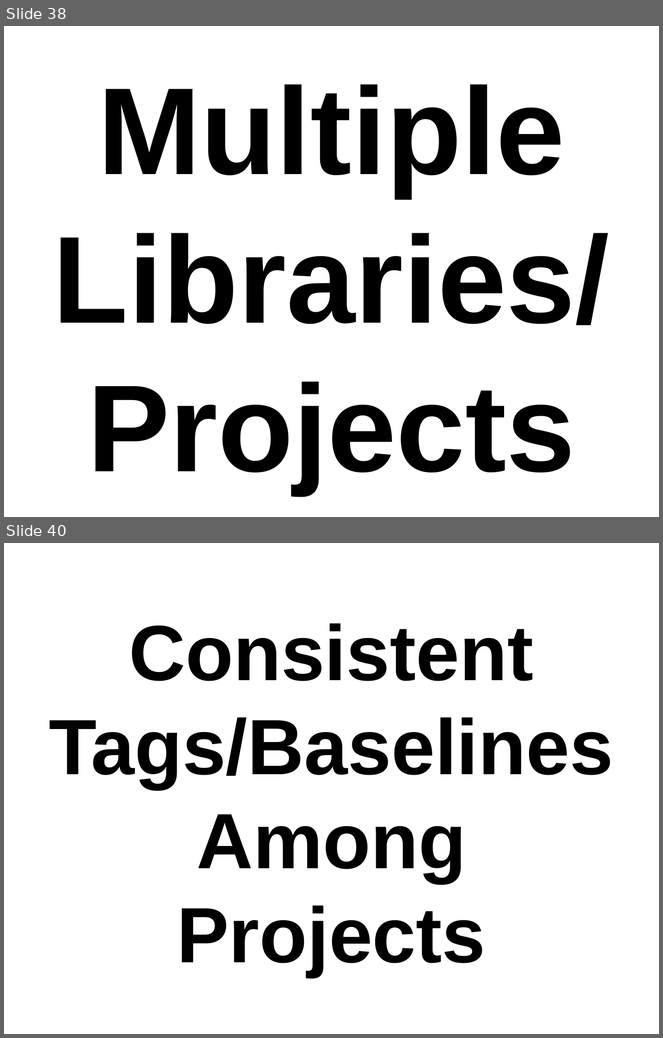
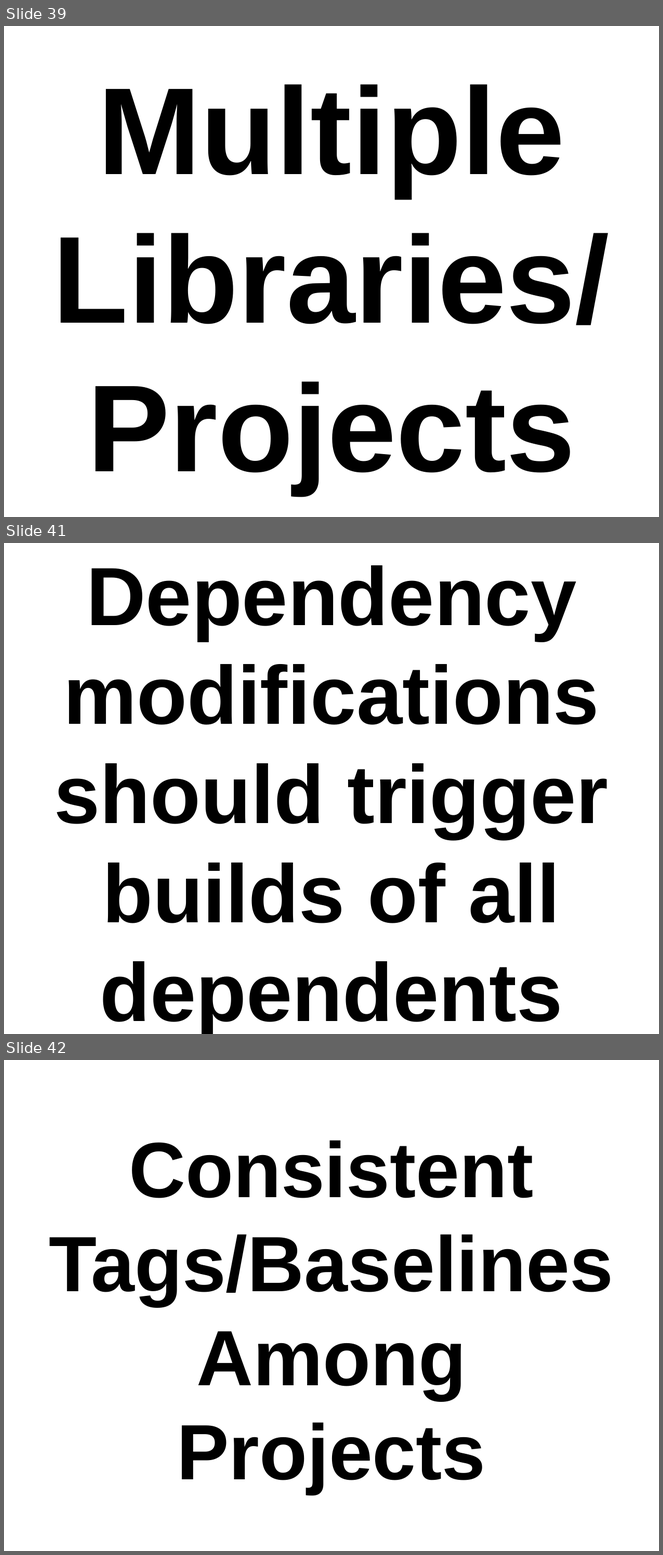
Before and after one commit to thewoolleyman/ci_for_the_rails_guy_or_gal, a slide deck: presentation/ci_for_the_web_2.0_guy_or_gal.odp. Shown one above the other, each under a label of ours: slides 38 and 40 before the commit, slides 39, 41 and 42 after it; the slides between them are not shown. The pictures are 663x1038 and 663x1555 pixels, drawn with LibreOffice and Linux fonts; fonts in the diff are those of the drawing. Boxes give left, top, right and bottom in pixels: in the first picture for what was removed or moved away, otherwise in the second. Text is boxed around its words. In the diff, an @@ line names an element or a change of style, - is before the commit and + after.

```diff
--- a/presentation/ci_for_the_web_2.0_guy_or_gal.odp
+++ b/presentation/ci_for_the_web_2.0_guy_or_gal.odp
@@ slide 41 added at box(4, 543, 659, 1034), background #FFFFFF @@
@@ title added at box(54, 565, 608, 1034), 100 pt, text #000000, bold @@
+Dependency modifications should trigger builds of all dependents
@@ what was slide 38 is now slide 39 @@
@@ what was slide 40 is now slide 42 @@
```
Also in this commit, not shown: 2 slides changed, 2 other slides added.
